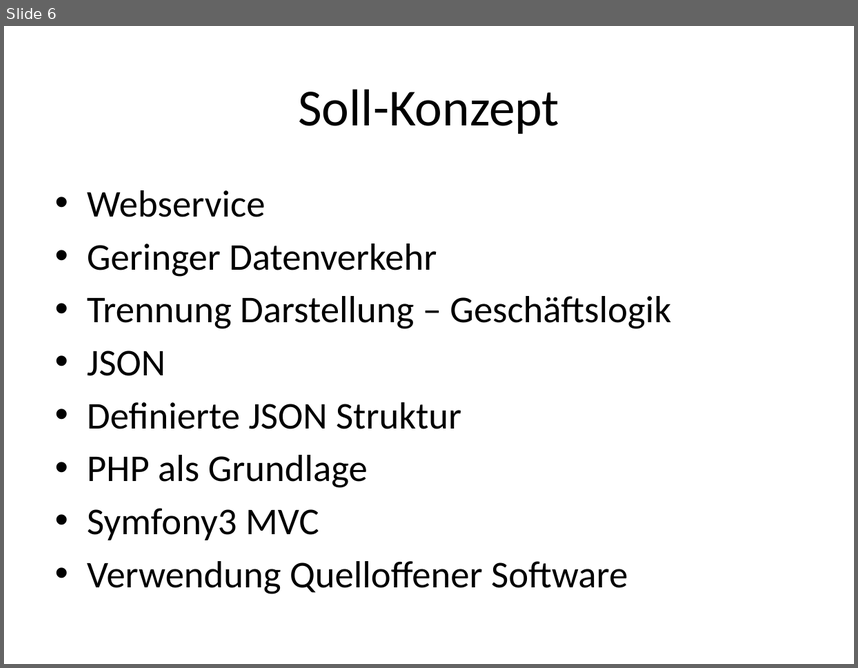
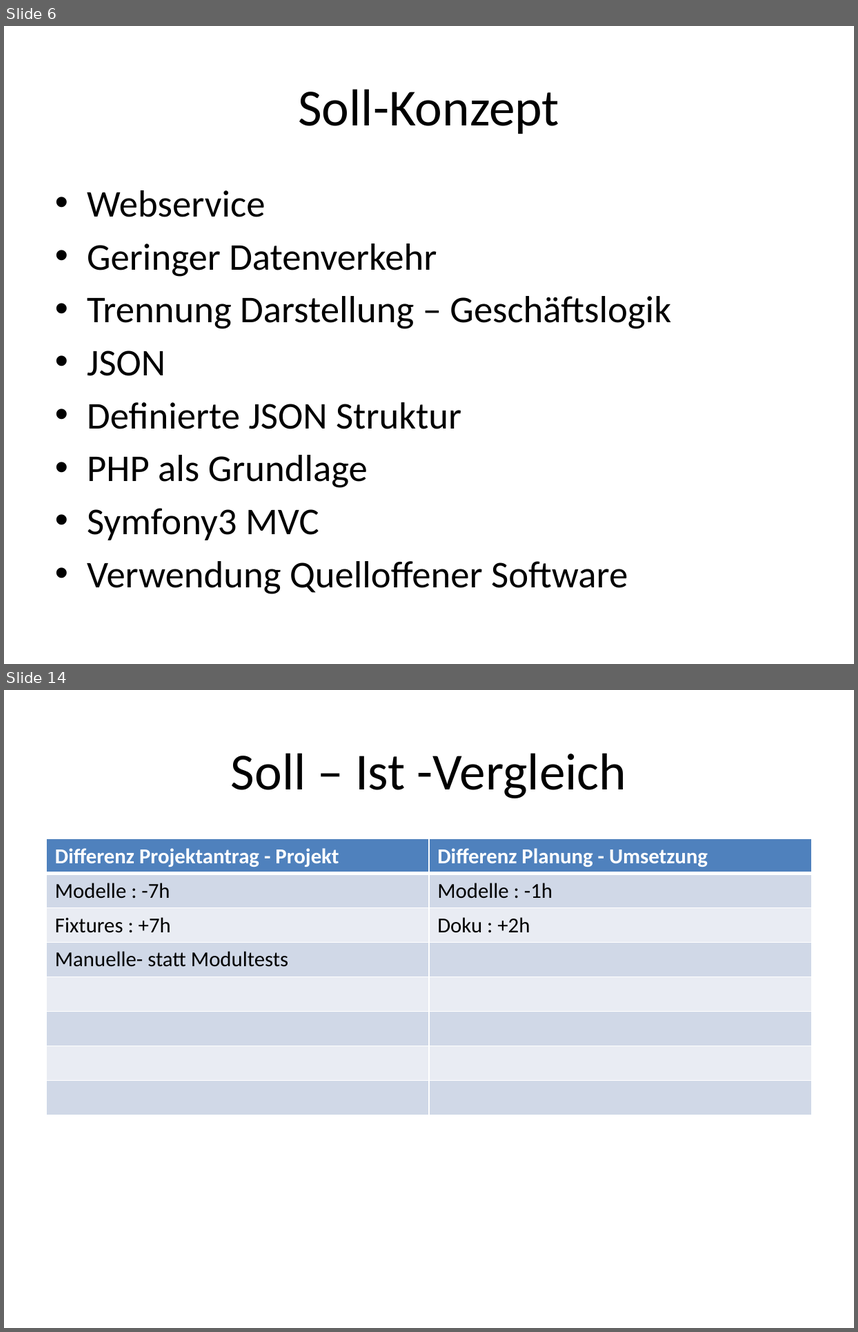
Before and after one commit to janhelmle/weiterbildung_fachinformatiker_ihk_projektantrag, a slide deck: praesentation/Projektpräsentation.pptx. Shown one above the other, each under a label of ours: slide 6 before the commit, slides 6 and 14 after it; the slides between them are not shown. The pictures are 858x668 and 858x1332 pixels, drawn with LibreOffice and Linux fonts; fonts in the diff are those of the drawing. Boxes give left, top, right and bottom in pixels: in the first picture for what was removed or moved away, otherwise in the second. Text is boxed around its words. In the diff, an @@ line names an element or a change of style, - is before the commit and + after.

```diff
--- a/praesentation/Projektpräsentation.pptx
+++ b/praesentation/Projektpräsentation.pptx
@@ slide 14 added at [4, 690, 854, 1328], background #FFFFFF @@
@@ title added at [231, 753, 626, 798], 44 pt, text #000000 @@
+Soll – Ist -Vergleich
@@ table added at [47, 839, 811, 1114], 8 rows, 2 columns @@
+Differenz Projektantrag - Projekt | Differenz Planung - Umsetzung
+Modelle : -7h | Modelle : -1h
+Fixtures : +7h | Doku : +2h
+Manuelle- statt Modultests | 
+ | 
+ | 
+ | 
+ | 
```
Also in this commit, not shown: 9 other slides added, 1 other file.
